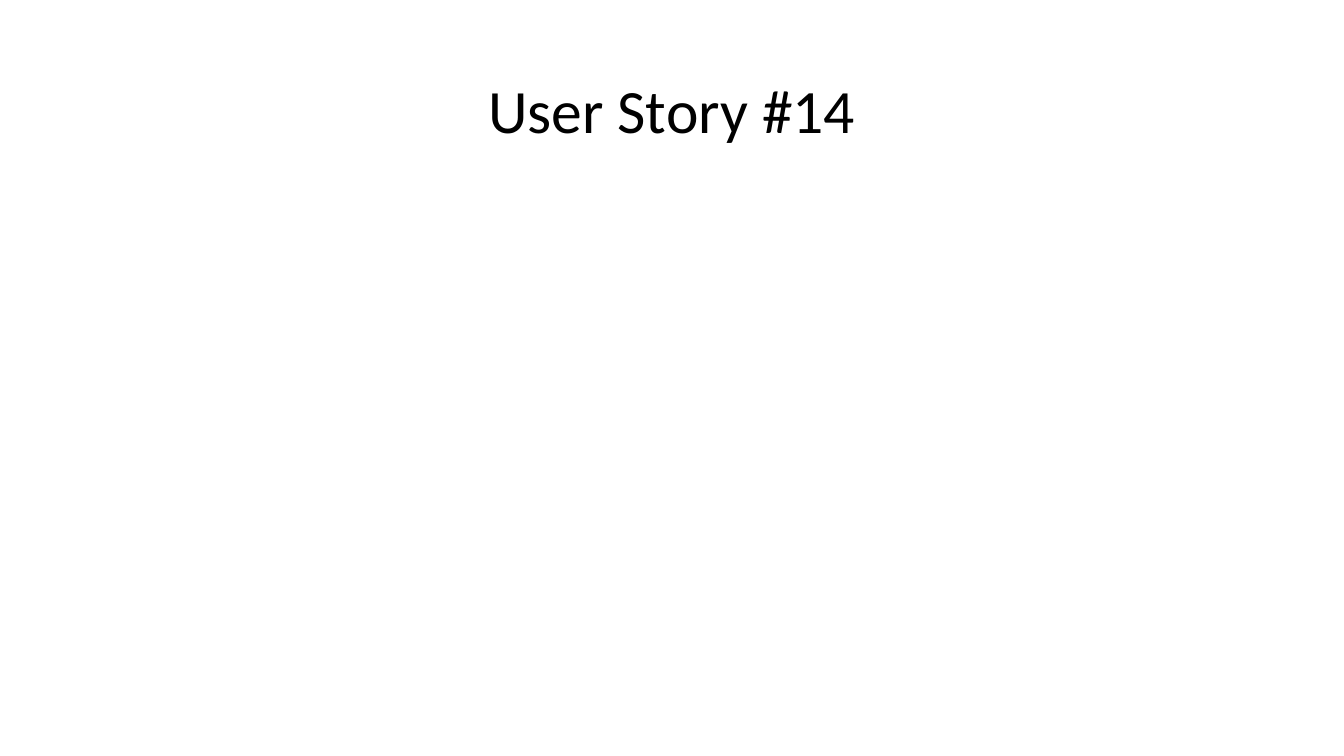
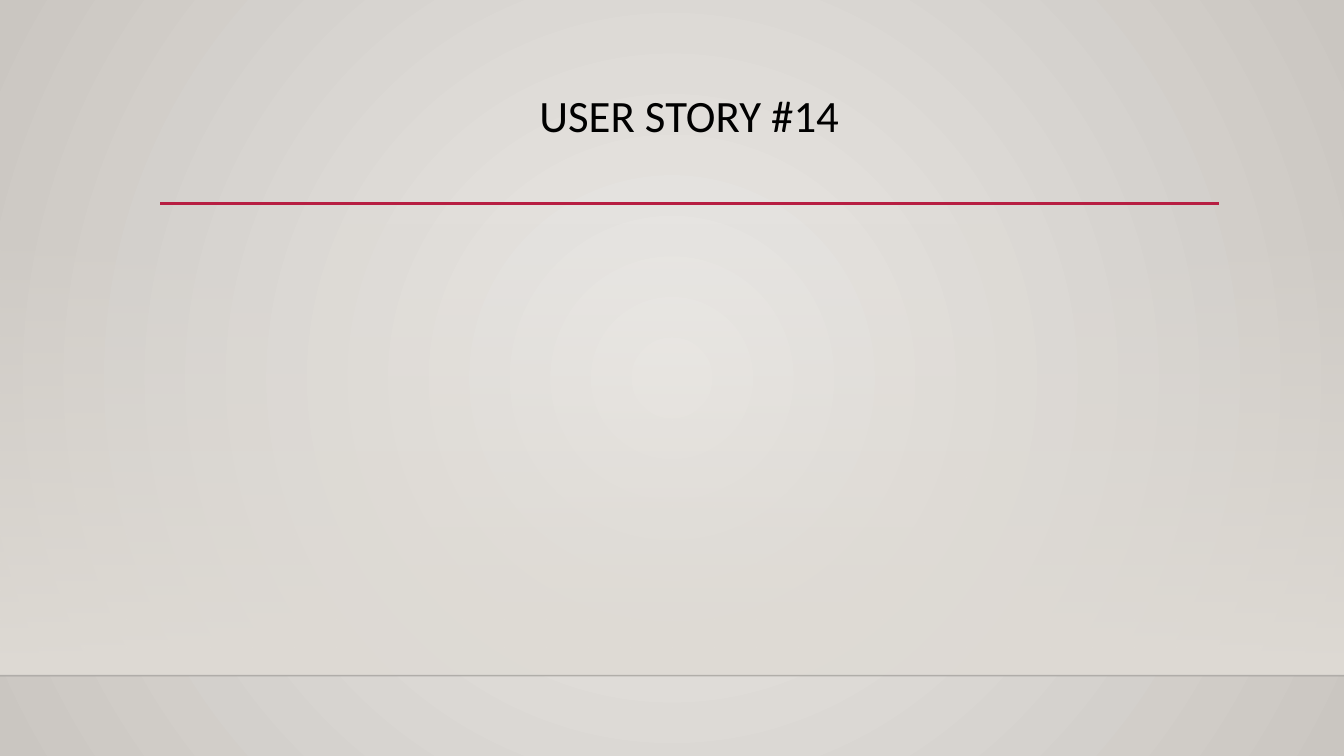
Before and after one commit to asgerhs/FogProject, a slide deck: slide 2 of Rapport/Præsentation.pptx. Drawn at 1344x756 pixels with LibreOffice and Linux fonts; fonts in the diff are those of the drawing; background and template pictures are left out. Boxes give left, top, right and bottom in pixels: in the first picture for what was removed or moved away, otherwise in the second. Text is boxed around its words. In the diff, an @@ line names an element or a change of style, - is before the commit and + after.

Commit message:
+ design

```diff
--- a/Rapport/Præsentation.pptx
+++ b/Rapport/Præsentation.pptx
@@ background #FFFFFF to gradient #ECEAE7 to #CAC7C1 @@
@@ title "USER STORY #14" at [539,101,839,133]: vertical alignment middle to top @@
@@ title at [539,101,839,133]: text changed; size 44 to 32 pt @@
-User Story #14
+USER STORY #14
@@ line added from (160, 204) to (1220, 204), #B71E42 2.5 pt @@
@@ rectangle added at [0,223,1344,676], fill gradient #DFDBD5 @@
@@ line added from (0, 676) to (1344, 676), #000001 1 pt @@
```
Also in this commit, not shown: 4 other slides changed.
